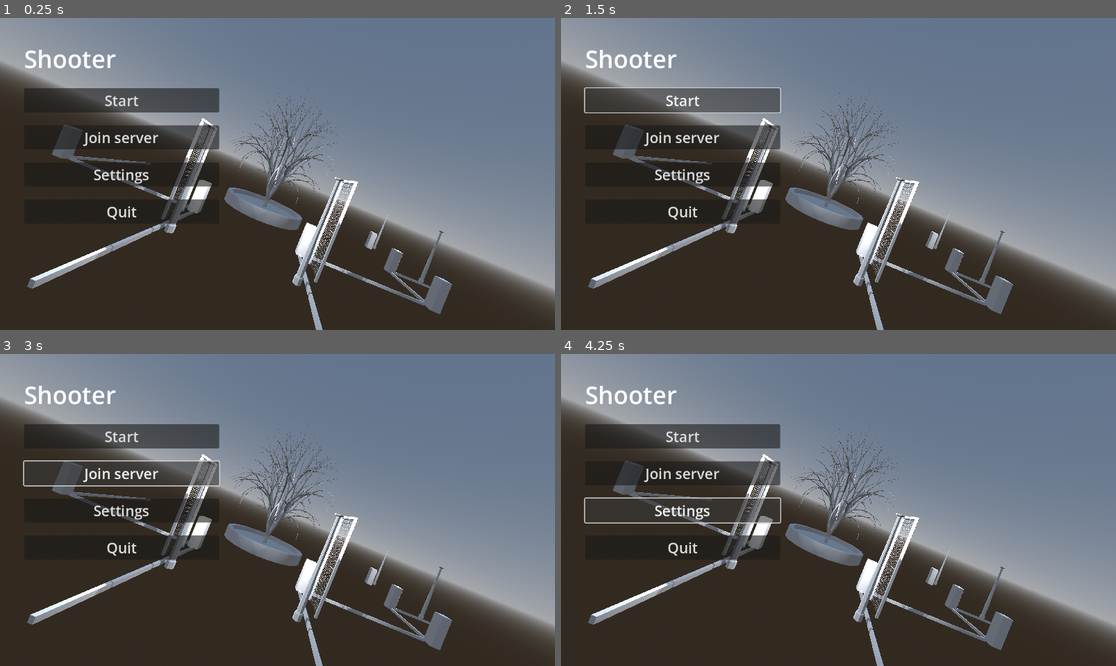
Above: before the commit, frames 1-4 (two rows, left to right).
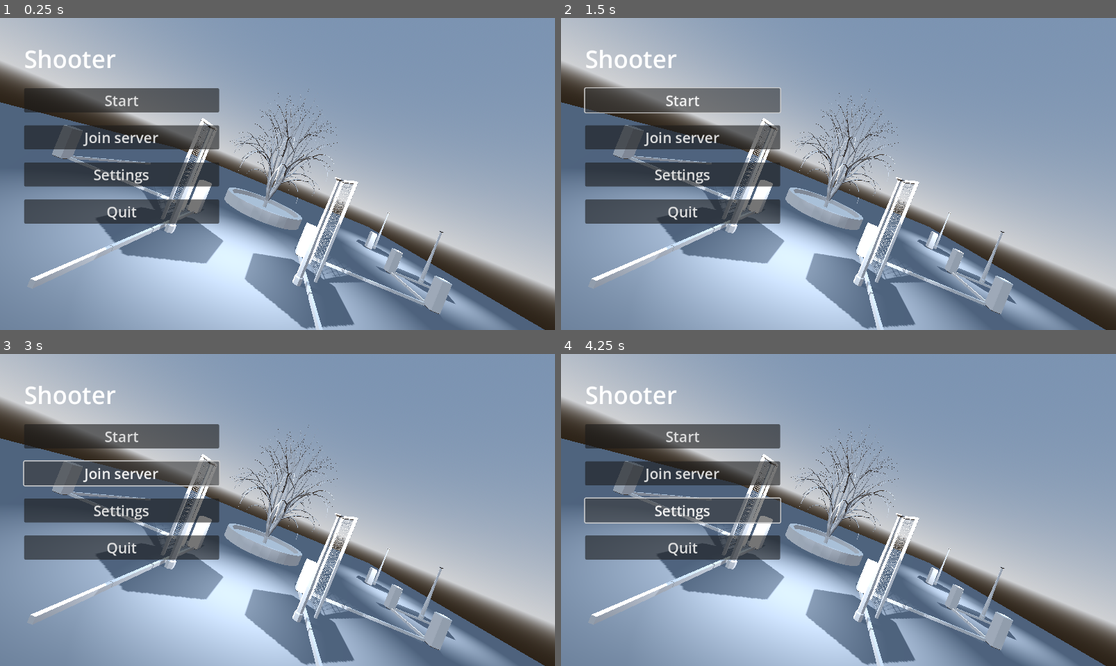
Above: after the commit, the same moments.

Repository: nsmoooose/shooter
Game: Godot game, scene res://ui/main.tscn
The game is run twice, just before and just after one commit, with the same random seed, the same clock (stepped at 60 frames per second) and the same inputs.
Inputs:
- Up to frame 1 (0.25 s): no input
- Up to frame 2 (1.5 s): click "Start" at 0.5 s; click "Start" at 1.25 s
- Up to frame 3 (3 s): click "Start" at 2 s; click "Join server" at 2.75 s
- Up to frame 4 (4.25 s): click "Settings" at 3.5 s

The runs differ from the first frame. In frame 1, 89% of the frame differs, in the area x 0-100%, y 0-100%; in frame 2, 89%; in frame 3, 89%; in frame 4, 89%.

Commit message:
Added ground

Diff:
--- a/shooter/levels/level_01.tscn
+++ b/shooter/levels/level_01.tscn
@@ -6,6 +6,7 @@
 [ext_resource type="PackedScene" uid="uid://cfe33o6a48lay" path="res://objects/garden_post_01.glb" id="4_ul5d2"]
 [ext_resource type="PackedScene" uid="uid://dfrdx6no3f67n" path="res://objects/tree_01.tscn" id="5_n2v67"]
 [ext_resource type="PackedScene" uid="uid://qoa31tfvc41d" path="res://objects/slab_01.tscn" id="6_guxyt"]
+[ext_resource type="PackedScene" uid="uid://gojlvqopisd4" path="res://objects/ground_30m.tscn" id="7_vi4js"]
 
 [sub_resource type="ProceduralSkyMaterial" id="ProceduralSkyMaterial_668kc"]
 
@@ -16,8 +17,9 @@
 background_mode = 2
 sky = SubResource("Sky_cgrqr")
 ambient_light_source = 3
-ambient_light_color = Color(0.823529, 0.823529, 0.823529, 1)
+ambient_light_color = Color(0.803922, 0.847059, 0.713726, 1)
 ambient_light_energy = 10.02
+tonemap_mode = 3
 ssao_enabled = true
 ssil_enabled = true
 sdfgi_enabled = true
@@ -145,3 +147,5 @@
 
 [node name="Slab 08" parent="Slabs around fountain" instance=ExtResource("6_guxyt")]
 transform = Transform3D(-4.37114e-08, 0, 1, 0, 1, 0, -1, 0, -4.37114e-08, -1.93424, 0, 11.7551)
+
+[node name="Ground 30M" parent="." instance=ExtResource("7_vi4js")]
--- /dev/null
+++ b/shooter/objects/ground_30m.tscn
@@ -0,0 +1,10 @@
+[gd_scene load_steps=2 format=3 uid="uid://gojlvqopisd4"]
+
+[sub_resource type="BoxMesh" id="BoxMesh_xa3on"]
+size = Vector3(30, 0.5, 30)
+
+[node name="Ground 30M" type="Node3D"]
+
+[node name="model" type="MeshInstance3D" parent="."]
+transform = Transform3D(1, 0, 0, 0, 1, 0, 0, 0, 1, 0, -0.245875, 0)
+mesh = SubResource("BoxMesh_xa3on")
Not shown: 1 places in shooter/levels/level_01.tscn that only renumber resources
